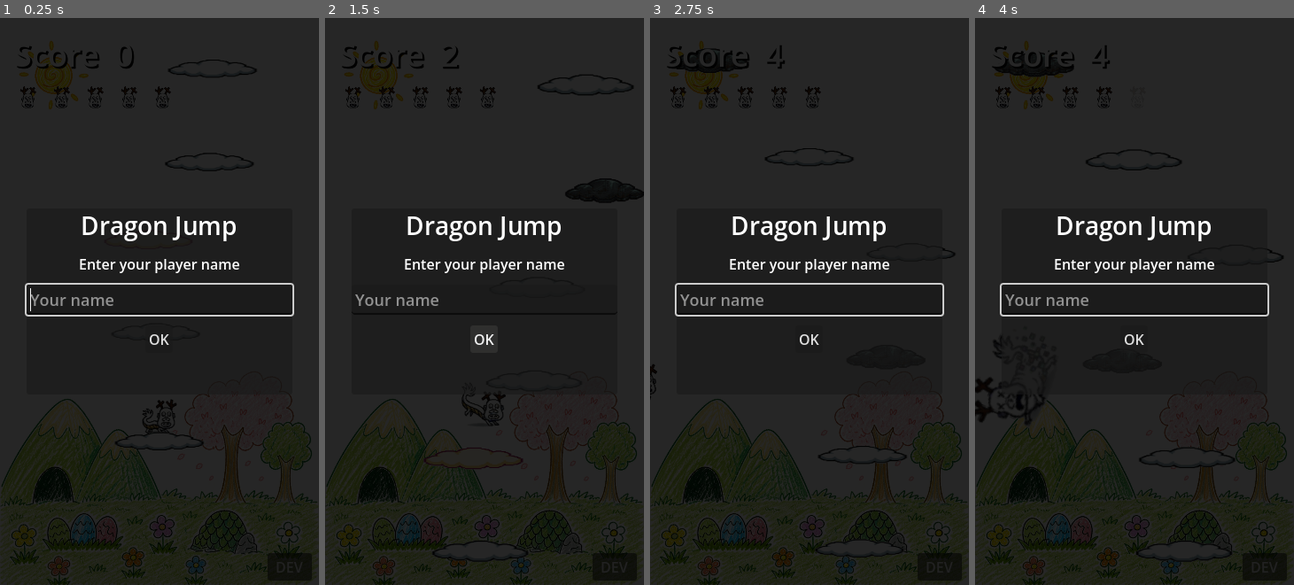
Above: before the commit, frames 1-4 (left to right).
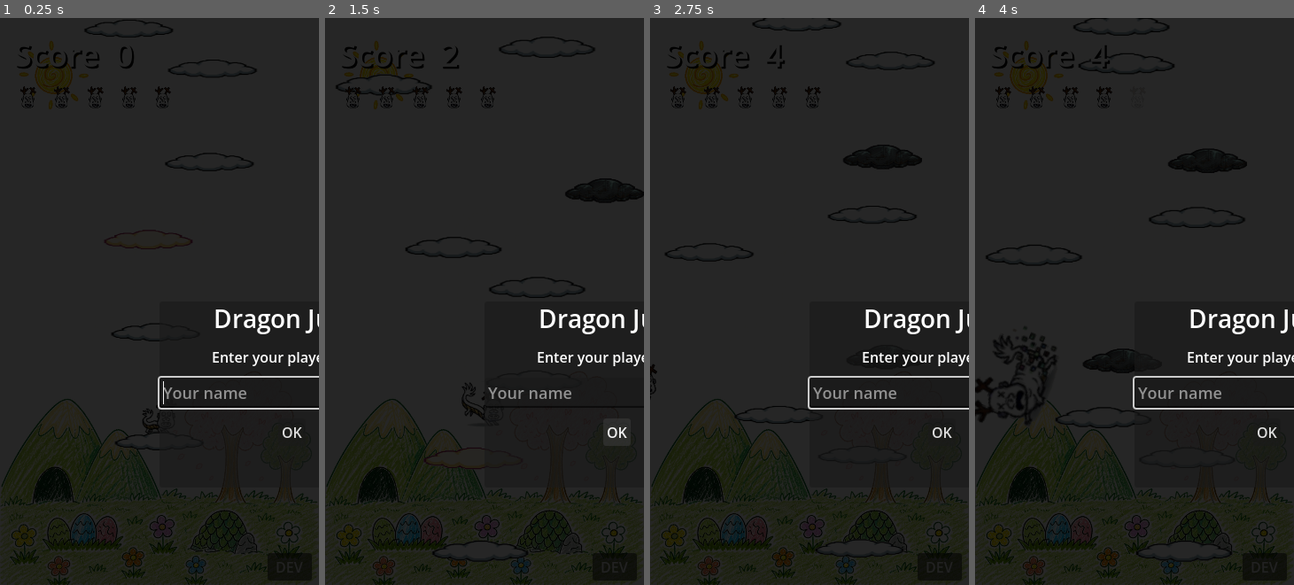
Above: after the commit, the same moments.

Repository: leo70623/Dragon_jump
Game: Godot game, scene res://main.tscn
The game is run twice, just before and just after one commit, with the same random seed, the same clock (stepped at 60 frames per second) and the same inputs. This scene is started directly instead of the project's main scene.
Inputs (mouse positions are in pixels of both pictures, inside the frame that each line leads up to):
- Up to frame 1 (0.25 s): no input
- Up to frame 2 (1.5 s): click "OK" at 0.5 s; click "OK" at 1.25 s
- Up to frame 3 (2.75 s): move the mouse to (879, 273) at 2.02 s; hold Right (ui_right) from 2.03 s (still down); click (879, 273) at 2.17 s
- Up to frame 4 (4 s): release Right (ui_right) at 2.75 s; drag from (1070, 329) to (1185, 545) at 2.77 s; move the mouse to (1166, 176) at 3.52 s; hold Left (ui_left) from 3.53 s (still down); click (1166, 176) at 3.67 s

The runs differ from the first frame. In frame 1, 3.6% of the frame differs, in the area x 7-100%, y 0-75%; in frame 2, 3.4%; in frame 3, 4.6%; in frame 4, 4.8%, in the area x 3-100%, y 0-75%.

Commit message:
feat: 道具系統、排行榜、敵人修復、平台調整

Diff:
--- /dev/null
+++ b/item.gd
@@ -0,0 +1,40 @@
+extends Area2D
+
+enum Type { EXTRA_LIFE = 0, BOOST = 1 }
+
+var item_type: Type = Type.BOOST
+var _already_collected: bool = false
+
+signal collected(type: int)
+
+func _ready() -> void:
+	collision_layer = 2
+	collision_mask = 1
+	body_entered.connect(_on_body_entered)
+	queue_redraw()
+
+func _draw() -> void:
+	match item_type:
+		Type.EXTRA_LIFE:
+			# type=0 無敵：黃色圓形
+			draw_circle(Vector2.ZERO, 14.0, Color(1.0, 0.85, 0.1))
+			draw_circle(Vector2.ZERO, 10.0, Color(1.0, 0.95, 0.4))
+		Type.BOOST:
+			# type=1 跳高：橘色星形
+			_draw_star(Vector2.ZERO, 15.0, 6.5, 5, Color(1.0, 0.5, 0.1))
+
+func _draw_star(center: Vector2, outer_r: float, inner_r: float, pts: int, color: Color) -> void:
+	var polygon := PackedVector2Array()
+	for i in pts * 2:
+		var angle := -PI * 0.5 + PI * float(i) / float(pts)
+		var r := outer_r if i % 2 == 0 else inner_r
+		polygon.append(center + Vector2(cos(angle), sin(angle)) * r)
+	draw_polygon(polygon, PackedColorArray([color]))
+
+func _on_body_entered(body: Node) -> void:
+	if _already_collected:
+		return
+	if body is CharacterBody2D:
+		_already_collected = true
+		collected.emit(int(item_type))
+		queue_free()
--- /dev/null
+++ b/item.tscn
@@ -0,0 +1,12 @@
+[gd_scene format=3 uid="uid://bitem001x1akv"]
+
+[ext_resource type="Script" path="res://item.gd" id="1_item"]
+
+[sub_resource type="CircleShape2D" id="CS_1"]
+radius = 15.0
+
+[node name="Item" type="Area2D"]
+script = ExtResource("1_item")
+
+[node name="CollisionShape2D" type="CollisionShape2D" parent="."]
+shape = SubResource("CS_1")
--- a/leaderboard.gd
+++ b/leaderboard.gd
@@ -28,11 +28,7 @@
 # Score to submit (set before check/patch flow)
 var _submit_score_value: int = 0
 
-# Font
-var _font: FontFile = null
-
 func _ready() -> void:
-	_font = load("res://FredokaOne-Regular.ttf")
 
 	# Load config
 	var cfg := ConfigFile.new()
@@ -135,8 +131,8 @@
 	var panel := PanelContainer.new()
 	panel.custom_minimum_size = Vector2(300, 210)
 	panel.set_anchors_preset(Control.PRESET_CENTER)
-	panel.grow_horizontal = 2
-	panel.grow_vertical = 2
+	panel.grow_horizontal = Control.GROW_DIRECTION_END
+	panel.grow_vertical = Control.GROW_DIRECTION_END
 	_name_dialog.add_child(panel)
 
 	var vbox := VBoxContainer.new()
@@ -148,8 +144,6 @@
 	title.text = "Dragon Jump"
 	title.horizontal_alignment = HORIZONTAL_ALIGNMENT_CENTER
 	title.add_theme_font_size_override("font_size", 28)
-	if _font:
-		title.add_theme_font_override("font", _font)
 	vbox.add_child(title)
 
 	# Subtitle
@@ -157,8 +151,6 @@
 	sub.text = "Enter your player name"
 	sub.horizontal_alignment = HORIZONTAL_ALIGNMENT_CENTER
 	sub.add_theme_font_size_override("font_size", 16)
-	if _font:
-		sub.add_theme_font_override("font", _font)
 	vbox.add_child(sub)
 
 	# LineEdit
@@ -166,8 +158,6 @@
 	_name_input.max_length = 20
 	_name_input.placeholder_text = "Your name"
 	_name_input.add_theme_font_size_override("font_size", 18)
-	if _font:
-		_name_input.add_theme_font_override("font", _font)
 	vbox.add_child(_name_input)
 
 	# Button row
@@ -180,16 +170,12 @@
 	cancel_btn.name = "CancelBtn"
 	cancel_btn.text = "Cancel"
 	cancel_btn.add_theme_font_size_override("font_size", 16)
-	if _font:
-		cancel_btn.add_theme_font_override("font", _font)
 	cancel_btn.pressed.connect(_on_name_cancel)
 	btn_row.add_child(cancel_btn)
 
 	var ok_btn := Button.new()
 	ok_btn.text = "OK"
 	ok_btn.add_theme_font_size_override("font_size", 16)
-	if _font:
-		ok_btn.add_theme_font_override("font", _font)
 	ok_btn.pressed.connect(_on_name_ok)
 	btn_row.add_child(ok_btn)
 
@@ -209,8 +195,8 @@
 	_lb_panel = PanelContainer.new()
 	_lb_panel.custom_minimum_size = Vector2(320, 530)
 	_lb_panel.set_anchors_preset(Control.PRESET_CENTER)
-	_lb_panel.grow_horizontal = 2
-	_lb_panel.grow_vertical = 2
+	_lb_panel.grow_horizontal = Control.GROW_DIRECTION_END
+	_lb_panel.grow_vertical = Control.GROW_DIRECTION_END
 	_lb_overlay.add_child(_lb_panel)
 
 	var vbox := VBoxContainer.new()
@@ -222,8 +208,6 @@
 	title.text = "Leaderboard"
 	title.horizontal_alignment = HORIZONTAL_ALIGNMENT_CENTER
 	title.add_theme_font_size_override("font_size", 28)
-	if _font:
-		title.add_theme_font_override("font", _font)
 	vbox.add_child(title)
 
 	# ScrollContainer
@@ -240,8 +224,6 @@
 	var close_btn := Button.new()
 	close_btn.text = "Close"
 	close_btn.add_theme_font_size_override("font_size", 18)
-	if _font:
-		close_btn.add_theme_font_override("font", _font)
 	close_btn.pressed.connect(_on_lb_close)
 	vbox.add_child(close_btn)
 
@@ -271,8 +253,6 @@
 	var loading := Label.new()
 	loading.text = "Loading..."
 	loading.horizontal_alignment = HORIZONTAL_ALIGNMENT_CENTER
-	if _font:
-		loading.add_theme_font_override("font", _font)
 	_lb_vbox.add_child(loading)
 	_do_fetch_leaderboard()
 
@@ -360,8 +340,6 @@
 	var lbl := Label.new()
 	lbl.text = msg
 	lbl.horizontal_alignment = HORIZONTAL_ALIGNMENT_CENTER
-	if _font:
-		lbl.add_theme_font_override("font", _font)
 	_lb_vbox.add_child(lbl)
 
 func _add_lb_entry(rank: int, name_val: String, country_val: String, score_val: int, date_val: String) -> void:
@@ -382,8 +360,6 @@
 	rank_lbl.custom_minimum_size = Vector2(30, 0)
 	rank_lbl.horizontal_alignment = HORIZONTAL_ALIGNMENT_CENTER
 	rank_lbl.add_theme_font_size_override("font_size", 15)
-	if _font:
-		rank_lbl.add_theme_font_override("font", _font)
 	row.add_child(rank_lbl)
 
 	# Name
@@ -391,8 +367,6 @@
 	name_lbl.text = name_val
 	name_lbl.size_flags_horizontal = Control.SIZE_EXPAND_FILL
 	name_lbl.add_theme_font_size_override("font_size", 15)
-	if _font:
-		name_lbl.add_theme_font_override("font", _font)
 	if name_val == player_name:
 		name_lbl.add_theme_color_override("font_color", Color(0.36, 0.78, 0.96, 1.0))
 	row.add_child(name_lbl)
@@ -412,8 +386,6 @@
 	score_lbl.horizontal_alignment = HORIZONTAL_ALIGNMENT_RIGHT
 	score_lbl.add_theme_font_size_override("font_size", 15)
 	score_lbl.add_theme_color_override("font_color", Color(0.96, 0.78, 0.26, 1.0))
-	if _font:
-		score_lbl.add_theme_font_override("font", _font)
 	row.add_child(score_lbl)
 
 	# Date
@@ -423,8 +395,6 @@
 	date_lbl.horizontal_alignment = HORIZONTAL_ALIGNMENT_RIGHT
 	date_lbl.add_theme_font_size_override("font_size", 12)
 	date_lbl.add_theme_color_override("font_color", Color(0.7, 0.7, 0.7, 1.0))
-	if _font:
-		date_lbl.add_theme_font_override("font", _font)
 	row.add_child(date_lbl)
 
 func _clear_lb_entries() -> void:
--- a/main.gd
+++ b/main.gd
@@ -6,7 +6,7 @@
 const SPACING_MAX := 125.0
 const SPACING_LEVEL_STEP := 10.0
 const SPACING_MIN_CAP := 140.0
-const SPACING_MAX_CAP := 152.0
+const SPACING_MAX_CAP := 142.0
 const PLATFORM_MARGIN := 65.0
 const JUMP_HEIGHT := 178.0
 const MAX_LIVES := 5
@@ -14,6 +14,8 @@
 const ENEMY_SCENE := preload("res://enemy.tscn")
 const MAX_ENEMIES := 5
 const INVINCIBLE_DURATION := 2.0
+const ITEM_SCENE := preload("res://item.tscn")
+const ITEM_SPAWN_INTERVAL := 3
 
 static var s_lives: int = 5
 static var s_regen_elapsed: float = 0.0
@@ -28,8 +30,10 @@
 @onready var final_score_label: Label = $UI/GameOverScreen/FinalScoreLabel
 @onready var hint_label: Label = $UI/GameOverScreen/HintLabel
 @onready var cooldown_label: Label = $UI/GameOverScreen/CooldownLabel
+@onready var _restart_btn: Button = $UI/GameOverScreen/RestartButton
 @onready var _bgm: AudioStreamPlayer = $BGM
 @onready var _enemies_node: Node2D = $Enemies
+@onready var _items_node: Node2D = $Items
 
 var _sfx_spin: AudioStreamPlayer
 var _sfx_death_shout: AudioStreamPlayer
@@ -43,6 +47,7 @@
 var _y_since_last_white: float = 0.0
 var _last_spawn_y: float = 0.0
 var _eligible_since_last_enemy: int = 0
+var _item_counter: int = 0
 var _invincible_timer: float = 0.0
 var _current_bg_level: int = 0
 var _bg_transitioning: bool = false
@@ -71,9 +76,6 @@
 		hearts.append(spr)
 	_update_hearts_ui()
 
-	var font: FontFile = load("res://FredokaOne-Regular.ttf")
-	if font:
-		score_label.add_theme_font_override("font", font)
 	score_label.text = "Score  0"
 
 	var vp := get_viewport_rect().size
@@ -101,6 +103,7 @@
 
 	player.landed_on.connect(_on_player_landed_on)
 	player.ceiling_hit.connect(_on_player_ceiling_hit)
+	_restart_btn.pressed.connect(_on_restart_btn_pressed)
 
 	if _bgm.stream is AudioStreamMP3:
 		(_bgm.stream as AudioStreamMP3).loop = true
@@ -172,9 +175,13 @@
 		next_spawn_y -= _get_spacing()
 
 	var cull_y := camera.position.y + vp_h * 0.65
+	var cull_top_y := camera.position.y - vp_h * 1.5
 	for p in platforms_node.get_children():
 		if p.position.y > cull_y:
 			p.queue_free()
+	for item in _items_node.get_children():
+		if item.position.y > cull_y or item.position.y < cull_top_y:
+			item.queue_free()
 
 	if player.position.y > camera.position.y + vp_h * 0.55:
 		_show_game_over()
@@ -224,12 +231,9 @@
 	final_score_label.text = "Score: " + str(score)
 	_update_cooldown_label()
 	Leaderboard.submit_score(score)
-	var lb_font: FontFile = load("res://FredokaOne-Regular.ttf")
 	var lb_btn := Button.new()
 	lb_btn.text = "排行榜"
 	lb_btn.add_theme_font_size_override("font_size", 18)
-	if lb_font:
-		lb_btn.add_theme_font_override("font", lb_font)
 	lb_btn.size = Vector2(120, 38)
 	lb_btn.position = Vector2(120.0, 465.0)
 	lb_btn.pressed.connect(func(): Leaderboard.show_leaderboard())
@@ -276,20 +280,15 @@
 		game_over_screen.visible = true
 	)
 
-func _unhandled_input(event: InputEvent) -> void:
-	if not game_over_flag:
-		return
-	if s_lives == 0:
-		return
-	if (event is InputEventScreenTouch and event.pressed) or \
-	   (event is InputEventMouseButton and event.pressed):
+func _on_restart_btn_pressed() -> void:
+	if game_over_flag and s_lives > 0:
 		get_tree().reload_current_scene()
 
 func _get_spacing() -> float:
 	var level := score / 100
 	var sp_min := minf(SPACING_MIN + level * SPACING_LEVEL_STEP, SPACING_MIN_CAP)
 	var sp_max := minf(SPACING_MAX + level * SPACING_LEVEL_STEP * 1.3, SPACING_MAX_CAP)
-	return randf_range(sp_min, sp_max)
+	return minf(randf_range(sp_min, sp_max), JUMP_HEIGHT * 0.8)
 
 func _no_overlap(x: float, y: float) -> bool:
 	for child in platforms_node.get_children():
@@ -304,6 +303,11 @@
 func _spawn_platform(y: float) -> void:
 	var vp_w := get_viewport_rect().size.x
 	var ptype := _pick_constrained_type()
+	if ptype == Platform.Type.BRICK:
+		for child in platforms_node.get_children():
+			if "platform_type" in child and absf((child as Node2D).position.y - y) < 80.0:
+				ptype = Platform.Type.NORMAL
+				break
 	var p := PLATFORM_SCENE.instantiate()
 
 	var spawn_x: float = randf_range(PLATFORM_MARGIN, vp_w - PLATFORM_MARGIN)
@@ -322,7 +326,16 @@
 
 	if ptype == Platform.Type.DAMAGE:
 		p.hit_player.connect(_on_damage_cloud_hit_player)
+		print("[DAMAGE] score=%d 生成黑雲" % score)
 	platforms_node.add_child(p)
+
+	print("[ITEM_DEBUG] _spawn_platform: score=%d  _item_counter=%d  ptype=%d" % [score, _item_counter, ptype])
+	if score >= 100 and ptype == Platform.Type.NORMAL:
+		_item_counter += 1
+		if _item_counter >= ITEM_SPAWN_INTERVAL:
+			_item_counter = 0
+			_try_spawn_item(Vector2(p.position.x, p.position.y - 50.0))
+
 	_try_spawn_enemy(p, ptype)
 
 	var has_companion: bool = false
@@ -339,6 +352,19 @@
 		_try_spawn_enemy(pw, Platform.Type.NORMAL)
 		has_companion = true
 
+	if ptype == Platform.Type.BRICK:
+		var comp_y := y + 65.0
+		var comp_x := randf_range(PLATFORM_MARGIN, vp_w - PLATFORM_MARGIN)
+		for _try in 3:
+			if _no_overlap(comp_x, comp_y):
+				break
+			comp_x = randf_range(PLATFORM_MARGIN, vp_w - PLATFORM_MARGIN)
+		var pw := PLATFORM_SCENE.instantiate()
+		pw.position = Vector2(comp_x, comp_y)
+		pw.platform_type = Platform.Type.NORMAL
+		platforms_node.add_child(pw)
+		has_companion = true
+
 	var spacing := maxf(0.0, _last_spawn_y - y)
 	_last_spawn_y = y
 	_last_two_types.append(ptype)
@@ -359,6 +385,9 @@
 		var b_haz := b == Platform.Type.CRUMBLE or b == Platform.Type.DAMAGE
 		if a_haz and b_haz:
 			return Platform.Type.NORMAL if randf() < 0.85 else Platform.Type.BRICK
+	if _last_two_types.size() > 0 and _last_two_types.back() == Platform.Type.BRICK:
+		var candidate := _pick_platform_type()
+		return candidate if candidate != Platform.Type.BRICK else Platform.Type.NORMAL
 	return _pick_platform_type()
 
 func _pick_platform_type() -> int:
@@ -466,6 +495,26 @@
 	if _sfx_enemy_crush and _sfx_enemy_crush.stream:
 		_sfx_enemy_crush.play()
 
+func _try_spawn_item(pos: Vector2) -> void:
+	print("[ITEM] 嘗試生成道具")
+	var item := ITEM_SCENE.instantiate()
+	item.item_type = 0 if randf() < 0.15 else 1
+	item.position = pos
+	_items_node.add_child(item)
+	item.collected.connect(_on_item_collected)
+	print("道具生成：位置 x=%f y=%f type=%d" % [pos.x, pos.y, item.item_type])
+
+func _on_item_collected(type: int) -> void:
+	print("[ITEM] collected signal 收到  type=%d" % type)
+	match type:
+		0:  # EXTRA_LIFE
+			if s_lives < MAX_LIVES:
+				s_lives += 1
+				_update_hearts_ui()
+		1:  # BOOST
+			print("[ITEM] → 呼叫 player.apply_boost()")
+			player.apply_boost()
+
 func _check_bg_switch() -> void:
 	var level := mini(score / 200, 3)
 	if level != _current_bg_level and not _bg_transitioning:
--- a/main.tscn
+++ b/main.tscn
@@ -22,6 +22,8 @@
 
 [node name="Enemies" type="Node2D" parent="."]
 
+[node name="Items" type="Node2D" parent="."]
+
 [node name="UI" type="CanvasLayer" parent="."]
 
 [node name="ScoreLabel" type="Label" parent="UI"]
@@ -45,6 +47,16 @@
 anchor_bottom = 1.0
 grow_horizontal = 2
 grow_vertical = 2
+
+[node name="RestartButton" type="Button" parent="UI/GameOverScreen"]
+layout_mode = 3
+anchors_preset = 15
+anchor_right = 1.0
+anchor_bottom = 1.0
+grow_horizontal = 2
+grow_vertical = 2
+focus_mode = 0
+flat = true
 
 [node name="Overlay" type="ColorRect" parent="UI/GameOverScreen"]
 layout_mode = 3
--- a/platform.gd
+++ b/platform.gd
@@ -53,6 +53,7 @@
 			_sprite.visible = false
 			_area.monitoring = false
 			_col.one_way_collision = true
+			_anim.modulate = Color(1, 1, 1, 1)
 			_anim.play("brown")
 		Type.DAMAGE:
 			_sprite.visible = false
@@ -123,7 +124,7 @@
 	_col.shape = body_shape
 
 	var area_shape := RectangleShape2D.new()
-	area_shape.size = Vector2(CLOUD_W, CLOUD_H)
+	area_shape.size = Vector2(80.0, 20.0)
 	_area_col.shape = area_shape
 
 func _process(delta: float) -> void:
--- a/player.gd
+++ b/player.gd
@@ -23,6 +23,8 @@
 
 var _touch_dir: float = 0.0
 var _touch_active: Dictionary = {}  # finger index -> bool (true = left half)
+var _boost_timer: float = 0.0
+var _afterimage_timer: float = 0.0
 
 func _ready() -> void:
 	_sfx_jump    = _make_sfx("res://assets/audio/sfx/jump.wav")
@@ -55,6 +57,26 @@
 		_touch_active[event.index] = event.position.x < half_w
 		_recalc_touch_dir()
 
+func apply_boost(duration: float = 5.0) -> void:
+	print("殘影啟動")
+	_boost_timer = duration
+	_afterimage_timer = 0.0
+
+func _spawn_afterimage() -> void:
+	if not sprite.texture:
+		return
+	var ghost := Sprite2D.new()
+	ghost.texture = sprite.texture
+	ghost.scale = sprite.scale
+	ghost.flip_h = sprite.flip_h
+	ghost.position = position
+	ghost.modulate = Color(0.5, 0.8, 1.0, 0.5)
+	ghost.z_index = z_index - 1
+	get_parent().add_child(ghost)
+	var tw := ghost.create_tween()
+	tw.tween_property(ghost, "modulate:a", 0.0, 0.25)
+	tw.tween_callback(ghost.queue_free)
+
 func _recalc_touch_dir() -> void:
 	var has_left := false
 	var has_right := false
@@ -71,6 +93,12 @@
 		_touch_dir = 0.0
 
 func _physics_process(delta: float) -> void:
+	if _boost_timer > 0.0:
+		_boost_timer -= delta
+		_afterimage_timer -= delta
+		if _afterimage_timer <= 0.0:
+			_afterimage_timer = 0.08
+			_spawn_afterimage()
 	velocity.y += GRAVITY * delta
 
 	var key_dir := Input.get_action_strength("ui_right") - Input.get_action_strength("ui_left")
@@ -108,7 +136,7 @@
 		_land_timer = LAND_DISPLAY_TIME
 
 	if is_on_floor():
-		velocity.y = JUMP_VELOCITY
+		velocity.y = JUMP_VELOCITY * (1.4 if _boost_timer > 0.0 else 1.0)
 
 	if _land_timer > 0.0:
 		_land_timer -= delta
--- a/project.godot
+++ b/project.godot
@@ -15,6 +15,10 @@
 config/features=PackedStringArray("4.6", "GL Compatibility")
 config/icon="res://icon.svg"
 
+[autoload]
+
+Leaderboard="*res://leaderboard.gd"
+
 [display]
 
 window/size/viewport_width=360
@@ -28,10 +32,6 @@
 
 3d/physics_engine="Jolt Physics"
 
-[autoload]
-
-Leaderboard="*res://leaderboard.gd"
-
 [rendering]
 
 rendering_device/driver.windows="d3d12"
--- a/start_screen.gd
+++ b/start_screen.gd
@@ -16,11 +16,6 @@
 		_bg.scale = Vector2(vp.x / tex_size.x, vp.y / tex_size.y)
 	_bg.position = Vector2(vp.x * 0.5, vp.y * 0.5)
 
-	var font: FontFile = load("res://FredokaOne-Regular.ttf")
-	if font:
-		$UI/TitleLabel.add_theme_font_override("font", font)
-		$UI/TapLabel.add_theme_font_override("font", font)
-
 	_char.position = Vector2(CHAR_HALF_W, randf_range(400.0, 530.0))
 
 	_music = AudioStreamPlayer.new()
@@ -35,8 +30,6 @@
 	var lb_btn := Button.new()
 	lb_btn.text = "排行榜"
 	lb_btn.add_theme_font_size_override("font_size", 18)
-	if font:
-		lb_btn.add_theme_font_override("font", font)
 	lb_btn.custom_minimum_size = Vector2(110, 36)
 	lb_btn.position = Vector2(vp.x * 0.5 - 55.0, vp.y - 72.0)
 	lb_btn.pressed.connect(_on_leaderboard_pressed)
@@ -45,8 +38,6 @@
 	var nm_btn := Button.new()
 	nm_btn.text = "改名"
 	nm_btn.add_theme_font_size_override("font_size", 14)
-	if font:
-		nm_btn.add_theme_font_override("font", font)
 	nm_btn.custom_minimum_size = Vector2(68, 28)
 	nm_btn.position = Vector2(vp.x - 76.0, 8.0)
 	nm_btn.pressed.connect(_on_change_name_pressed)
Binary file added: assets/ChatGPT Image 2026年5月6日 下午07_51_12.png
Not shown, added: assets/ChatGPT Image 2026年5月6日 下午07_51_12.png.import
Binary file added: assets/ChatGPT Image 2026年5月6日 下午08_41_31.png
Not shown, added: assets/ChatGPT Image 2026年5月6日 下午08_41_31.png.import
Not shown, changed: assets/audio/music/bgm_01.mp3.import
Not shown, changed: assets/audio/music/start_music.mp3.import
Not shown, changed: assets/audio/sfx/brick_hit.wav.import
Not shown, changed: assets/audio/sfx/crumble.wav.import
Not shown, changed: assets/audio/sfx/death.wav.import
Not shown, changed: assets/audio/sfx/death_shout.mp3.import
Not shown, changed: assets/audio/sfx/enemy_crush.wav.import
Not shown, changed: assets/audio/sfx/jump.wav.import
(and 29 more such lines)
